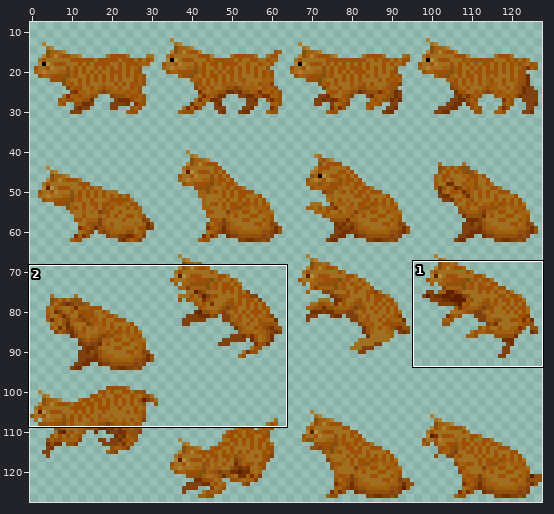
A sprite sheet gets an edit: Solution/Resources/street/enemy/enemy_cat.png. Above: a wide view before the commit, with the close-up outlined.
Close-up. First the earlier version:
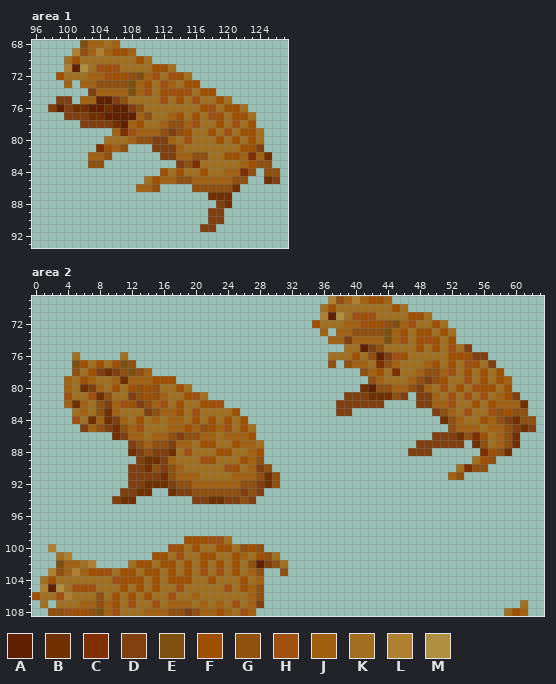
The file is 512x512 pixels, drawn in blocks of 4x4; one block is one cell here. Shown: area 1: x 96..127, y 68..93; area 2: x 0..63, y 69..108. The wide view leaves out empty margins. The commit also changed other parts of the picture, which this record leaves out.
Palette (. is transparent): A #602000  B #703000  C #803000  D #804010  E #805010  F #9f4f00  G #905010  H #a05010  J #a06010  K #a07020  L #b08030  M #b09040
Pixels before, area 1, first column x 98:
68 ....EJJKJ....................
69 ...LGJLJFFJ..................
70 ..KFKKKKKKKFK................
71 ..LAMKHFHKKKKFFK.............
72 .FKKKJJHFFGEJHKHFK...........
73 ..J.JJGGGGEJFKHJKFF..........
74 .....DJJJJEJHKFHFHKFF........
75 .DD.JJAADGKKKKHKFKHKKFK......
76 DADBBAABAADGKKKKKKKFHKFFK....
77 ..DDDBBAAAAJGKKJFKFKHFKFFK...
78 ....DDDDBAJFKKJGGJHKKFKHKF...
79 ........JCHJJJGDGFKKFKHKFFK..
80 .......KKKJGGDDJKHKKKFKFKFK..
81 ......CFJG...DDDJKKKKKKKFFD..
82 .....JJG......DDJJGGKKFFJCJB.
83 .....GG.........DGCKKKKKJFGG.
84 ..............FKFKKFKKJJCG.GG
85 ............KFJJGGJJJJJGG..BD
86 ...........JJG....GGGGGB.....
87 ....................BBB......
88 .....................DB......
89 ....................DD.......
90 ....................DD.......
91 ...................DD........
Pixels before, area 2 (only the part around the change), first column x 0:
 69 .....................................LGJLJFFJ...................
 70 ....................................KFKKKKKKKFK.................
 71 ....................................LAMKHFHKKKKFFK..............
 72 ...................................FKKKJJHFFGEJHKKFK............
 73 ....................................J.JJGGGGEJFKFFKFK...........
 74 .....................................JJDJJJJEJHKFHFKF...........
 75 .......................................KKADGKKKKFKFKHKD.........
 76 .....K.....K.........................KKKFKGADHFKKKKKFFFDD.......
 77 .....EFKFKFEG........................G.GJJKCGJKKKJFKFKHFKD......
 78 .....GKFDBDGEGJ..........................GJFKCKKJGGJHKFKFKF.....
 79 ....JKFJKKJBJJJFFF........................GJKKKJGDGFKKHKFKFJ....
 80 ....JKBDJKFKFGFGKKFK.....................BAGGJJGDJKHKFKHFFKF....
 81 ....HKKHBGKKDGFGJKKFHK.................DDDBBBGD.DDJKHKHKHKJFD...
 82 ....JBJKGDJHFDGJHKFKKFFH..............DDDDDD....DDJJHKKFKFJJJB..
 83 .....KJKGBJKKKDGJJFKHKKKKF............DD..........DGJKHKKHGFGG..
 84 .....HKBJBDJKFKJKJJKFKFKFKF........................BGJKKFJGDBGG.
 85 ......DJGDBGJHKKKJJFJGFJHKFK........................GJJJKJJGDBD.
 86 ..........BDJJKJJGDGGJJKJJJF......................DDDBGCFKJGB...
 87 ............DGJGGDJJKFFKKFJJK...................DDDDDD.BGKJGB...
 88 ............BDGDDBKHKKKFFKKJF..................DDD......CFGB....
 89 .............DBBDJKKKHFKKKFJG..........................KFG......
 90 ............DDBGDGJKKKKKHFKJDG.......................KCGG.......
 91 ............DDDDBGJJJKKKKJJJGBG.....................JG..........
 92 ............DDBBBDGGJJJJJJGGDBG.................................
 93 ...........DDBB..BDDGGGGGGDGD...................................
 94 ..........DBB.......DDBBDDGD....................................
 95 ................................................................
 96 ................................................................
 97 ................................................................
 98 ................................................................
 99 ...................FFFHHK.......................................
100 ..L..............HFKFKKFFKGFG...................................
101 ...KL..........FFKHKKFFKKFJKFGK.................................
102 ...EJJKL....KFFKFFKFKFKFKFKGADGK................................
103 ..LGJLJFFHKFFKFFKFKFKHKHKFKJG..G................................
104 .KFKKKKKKKHFFFKFKFFFKKFKKKFKJ...................................
105 .LAMKHFHKKKFKFKFKKHKKKKKHKFJG...................................
106 FKKHLKKKGKFKFKFKKHKKJKKKKKKJG...................................
107 .K.KKKJJGJFKHKKHKJJJKJKJKHKJD................................K..
108 ..GGHFFGEJHKKKJJJGGDGJJFJKHJ...............................KFJ..
After the commit:
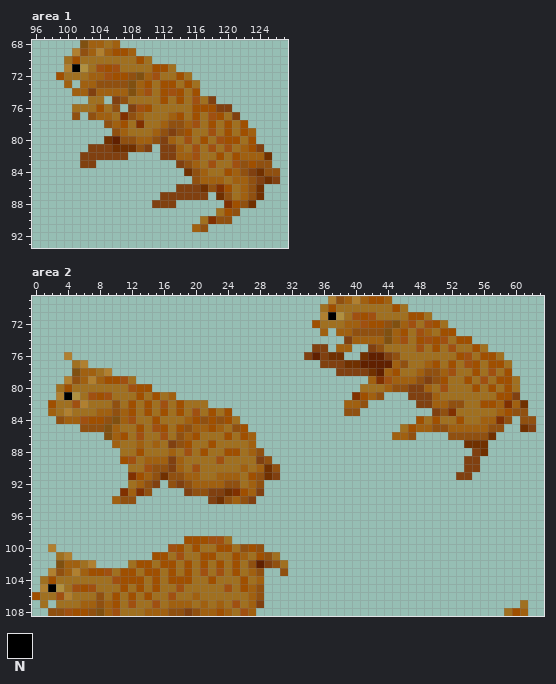
Colours new in this view: N #000000
The exact change:
Changed rows in their new state; - is an unchanged pixel.
Area 1:
first column x 98:
71 ---N-----------------------
72 ---------------K-----------
73 --------------FF--K--------
74 ---JJ------------KF..------
75 -..-.KK.------F-----D..----
76 ...KKKFKG.-HF-----F-FDD..--
77 --.G.GJJKCG-K----------D..-
78 ----...GJFKC--------FKFKF.-
79 --------GJKKK-------H-F--J.
80 -------BAGGJJG-----F-HF---.
81 -----DDDBBBGD.----H-H-H-J--
82 ----DDDDDD--------HK-FK--J-
83 ----DD.-----------J-H--HG--
84 --------------...BGJ--F-GDB
85 ------------......G---KJJGD
86 -----------...--DDDB-CFKJGB
87 --------------DDDDDD.-GKJGB
88 -------------DDD-----.CFGB-
89 --------------------.KFG---
90 -------------------KCGG----
91 ------------------JG.------
Area 2:
first column x 2:
 71 -----------------------------------N-----------------------
 72 -----------------------------------------------H-----------
 73 ----------------------------------------------HJ--F--------
 74 -----------------------------------..------------HKFF------
 75 ---------------------------------DD-JJ..------H-----KFK----
 76 --L.-----.----------------------DADBB..BA--GK-----K-HKFFK--
 77 ---KL......-----------------------DDDBBAAAA-G----------FFK-
 78 ---EJJKL.....-----------------------DDDDBAJF--------KFKHKF-
 79 --LGJLJFFHK.....------------------------JCHJJ-------F-H--FK
 80 -KF-KKK-K-HF-.....---------------------KKKJGGD-----K-FK---K
 81 -LNM--FH--KFKFKJ....-----------------.CFJG...D----K-K-K-F--
 82 FKKHL-KKGK-KFK-----K..--------------.JJG..--------GG-KF--C-
 83 JKL-K-JJGJF-FKFK----F-F.------------.GG-----------C-K--KJ--
 84 -GJJHFFGE-HK-F-KKJ-G-G--.---------------------FKFKKF--J-CG.
 85 ----GG-EJKKF-HFKFG-J--KG-.------------------KFJJGGJ---JGG..
 86 -------EJFKH-KHKGJFKK-FKFJ-----------------JJG--..GG-GGB...
 87 --------JKKJKJK-GF-K---KK-.-------------------......B-B....
 88 ---------KKFKKKJ---F-K-F--G------------------...-----DB...-
 89 ---------FHKJJJDJ--KKH--KKDG------------------------DD..---
 90 ----------KKH-GD--H---KKJKJBG----------------------.DD.----
 91 ----------CFJG--G----JJ-KF--D---------------------.DD------
 92 ----------KJGD.GD-----GGKJG..------------------------------
 93 ---------CJCG--..---DDBCFJ---------------------------------
 94 --------JGG-------..D-GJ-----------------------------------
first column x 2:
105 N
Where, in picture pixels (left, top, right, bottom), the same in both close-ups:
changed: (48, 64, 264, 232)
changed: (304, 312, 520, 480)
changed: (48, 352, 280, 504)
changed: (48, 584, 56, 592)
